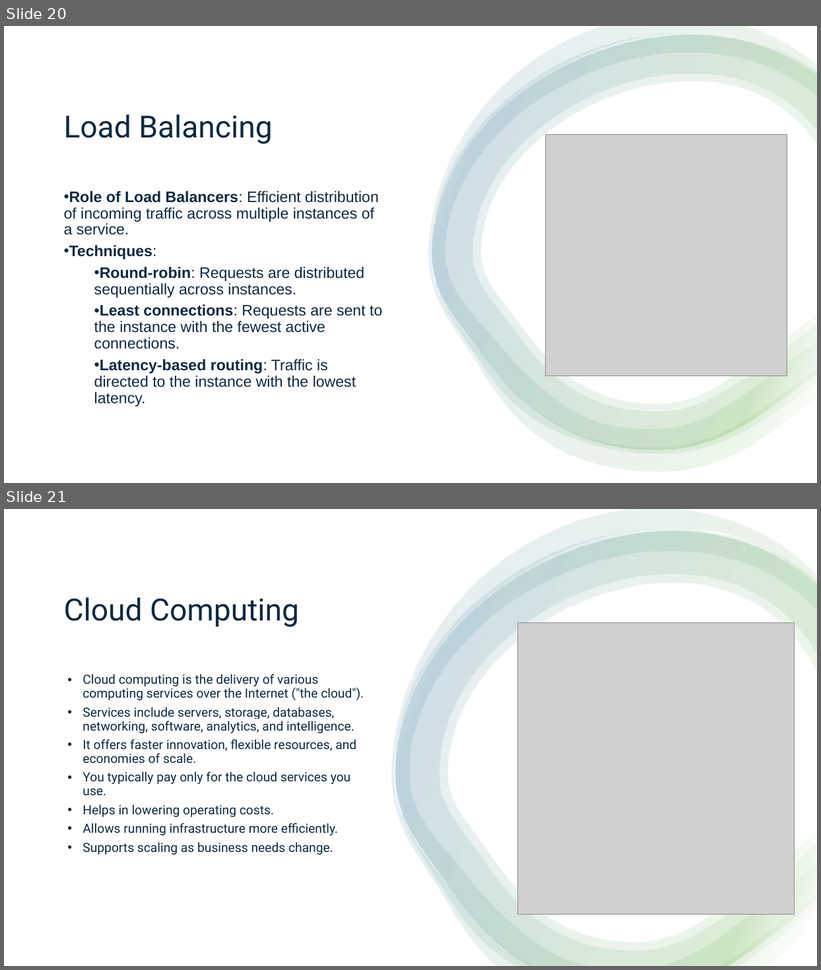
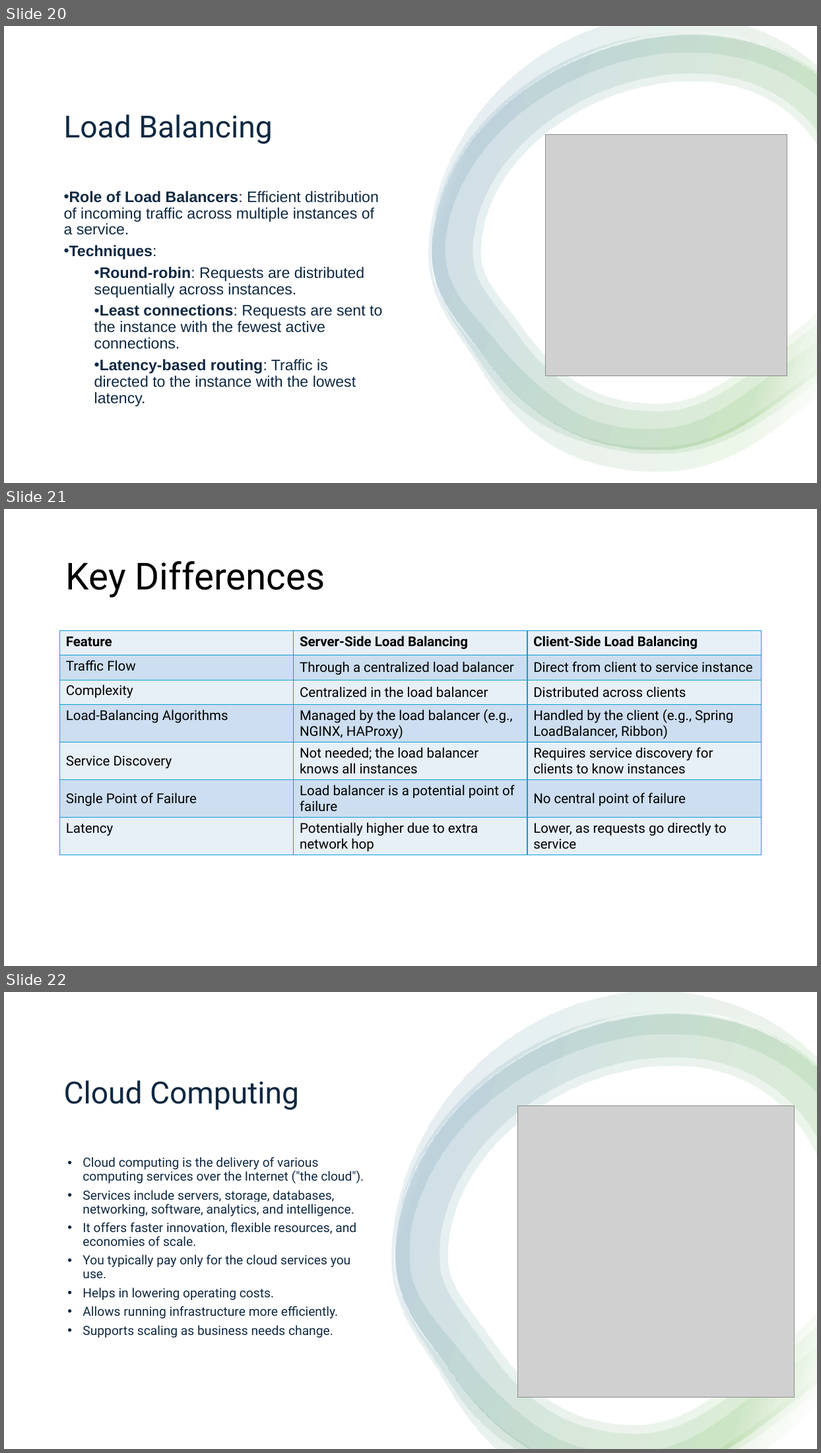
Before and after one commit to aprabhat/spring_boot_microservice, a slide deck: spring_boot.pptx. Shown one above the other, each under a label of ours: slides 20 and 21 before the commit, slides 20, 21 and 22 after it. The pictures are 821x970 and 821x1453 pixels, drawn with LibreOffice and Linux fonts; fonts in the diff are those of the drawing; grey boxes stand for pictures. Boxes give left, top, right and bottom in pixels: in the first picture for what was removed or moved away, otherwise in the second. Text is boxed around its words. In the diff, an @@ line names an element or a change of style, - is before the commit and + after.

Commit message:
updated ppt

```diff
--- a/spring_boot.pptx
+++ b/spring_boot.pptx
@@ slide 21 added at bbox=[4, 509, 817, 966], background #FFFFFF @@
@@ title added at bbox=[66, 561, 325, 597], 44 pt, text #000000 @@
+Key Differences
@@ table added at bbox=[60, 631, 761, 859], 7 rows, 3 columns @@
+Feature | Server-Side Load Balancing | Client-Side Load Balancing
+Traffic Flow | Through a centralized load balancer | Direct from client to service instance
+Complexity | Centralized in the load balancer | Distributed across clients
+Load-Balancing Algorithms | Managed by the load balancer (e.g., NGINX, HAProxy) | Handled by the client (e.g., Spring LoadBalancer, Ribbon)
+Service Discovery | Not needed; the load balancer knows all instances | Requires service discovery for clients to know instances
+Single Point of Failure | Load balancer is a potential point of failure | No central point of failure
+Latency | Potentially higher due to extra network hop | Lower, as requests go directly to service
@@ what was slide 21 is now slide 22 @@
```
Also in this commit, not shown: 1 other file.
